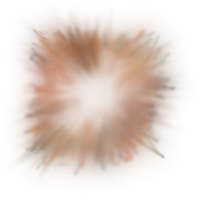
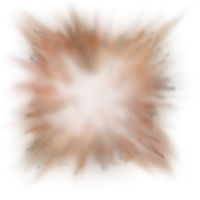
Layered file, before and after one edit (200 x 200). Changes by layer:
painted on "Layer 2 copy 8" over bbox(0, 0, 194, 189)
